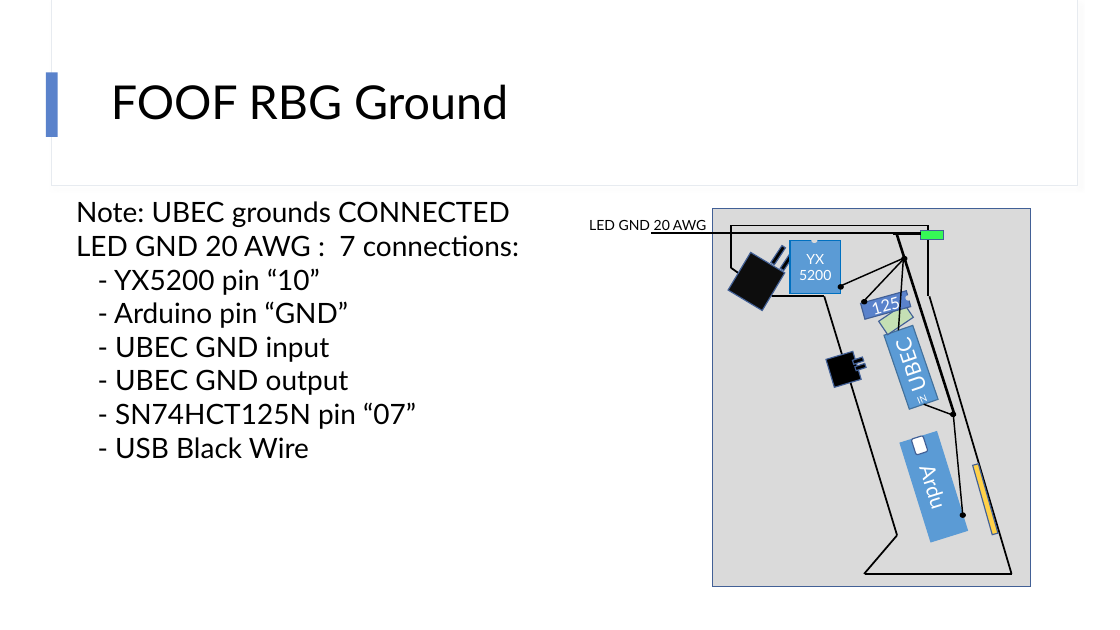
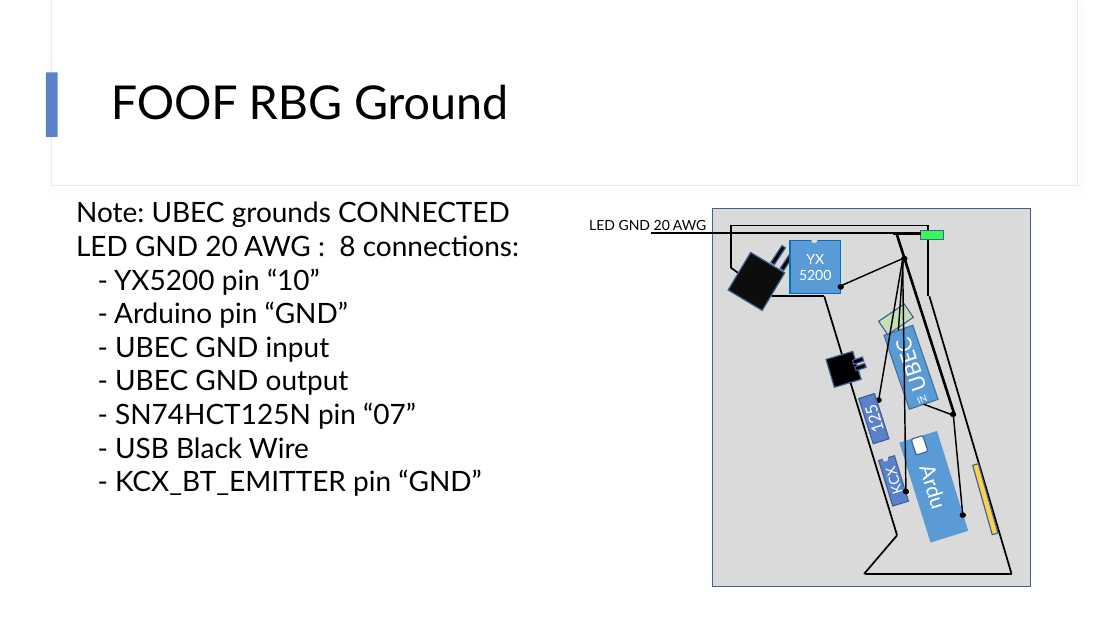
Before and after one commit to Mark-MDO47/RubberBandGun, a slide deck: slide 4 of FOOF_RBG_Wiring.pptx. Drawn at 1120x630 pixels with LibreOffice and Linux fonts; fonts in the diff are those of the drawing. Boxes give left, top, right and bottom in pixels: in the first picture for what was removed or moved away, otherwise in the second. Text is boxed around its words. In the diff, an @@ line names an element or a change of style, - is before the commit and + after.

Commit message:
add KCX_BT_EMITTER

```diff
--- a/FOOF_RBG_Wiring.pptx
+++ b/FOOF_RBG_Wiring.pptx
@@ text at (76, 235, 519, 257): text changed @@
-LED GND 20 AWG : 7 connections:
+LED GND 20 AWG : 8 connections:
@@ line moved from (864, 302) - (903, 260) to (879, 400) - (903, 260) @@
@@ line added from (907, 494) to (903, 257), #000000 1.25 pt @@
@@ rectangle "125" at (859, 394, 890, 445): rotation 344 to 252 degrees @@
@@ ellipse: place and size @@
-ellipse at (862, 300, 867, 304)
+ellipse at (876, 398, 881, 402)
@@ text at (115, 469, 482, 496): paragraph added @@
+- KCX_BT_EMITTER pin “GND”
@@ rectangle added at (879, 456, 910, 507), fill #5A82CB, outline #436096 1 pt, 12 pt, text #FFFFFF @@
+KCX
@@ ellipse added at (883, 456, 888, 461), fill #DADADA, outline #DADADA 1 pt @@
@@ ellipse added at (904, 490, 909, 494), fill #000000, outline #000000 1 pt @@
```
Also in this commit, not shown: 4 other slides changed, 1 other file.
